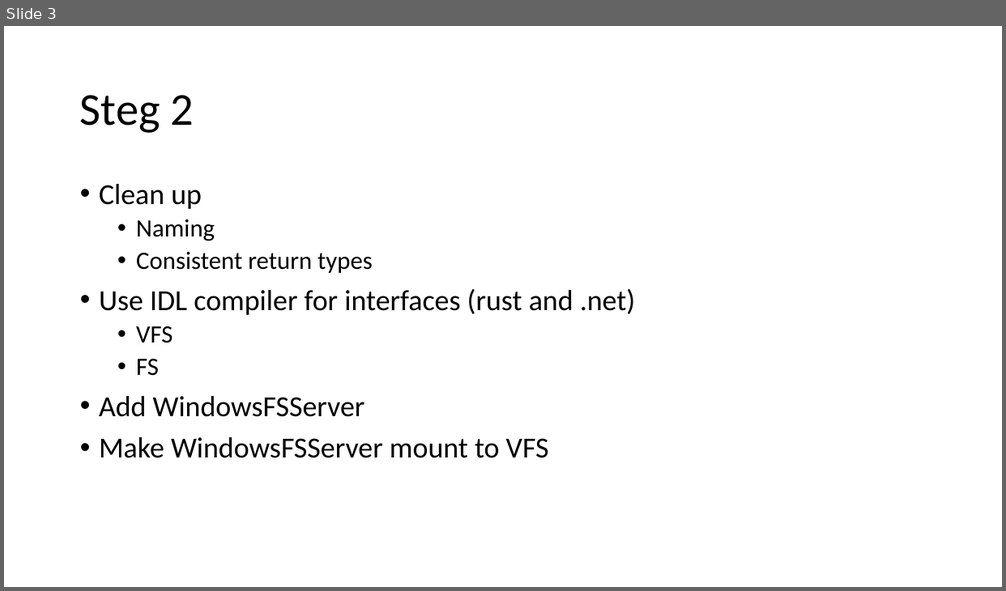
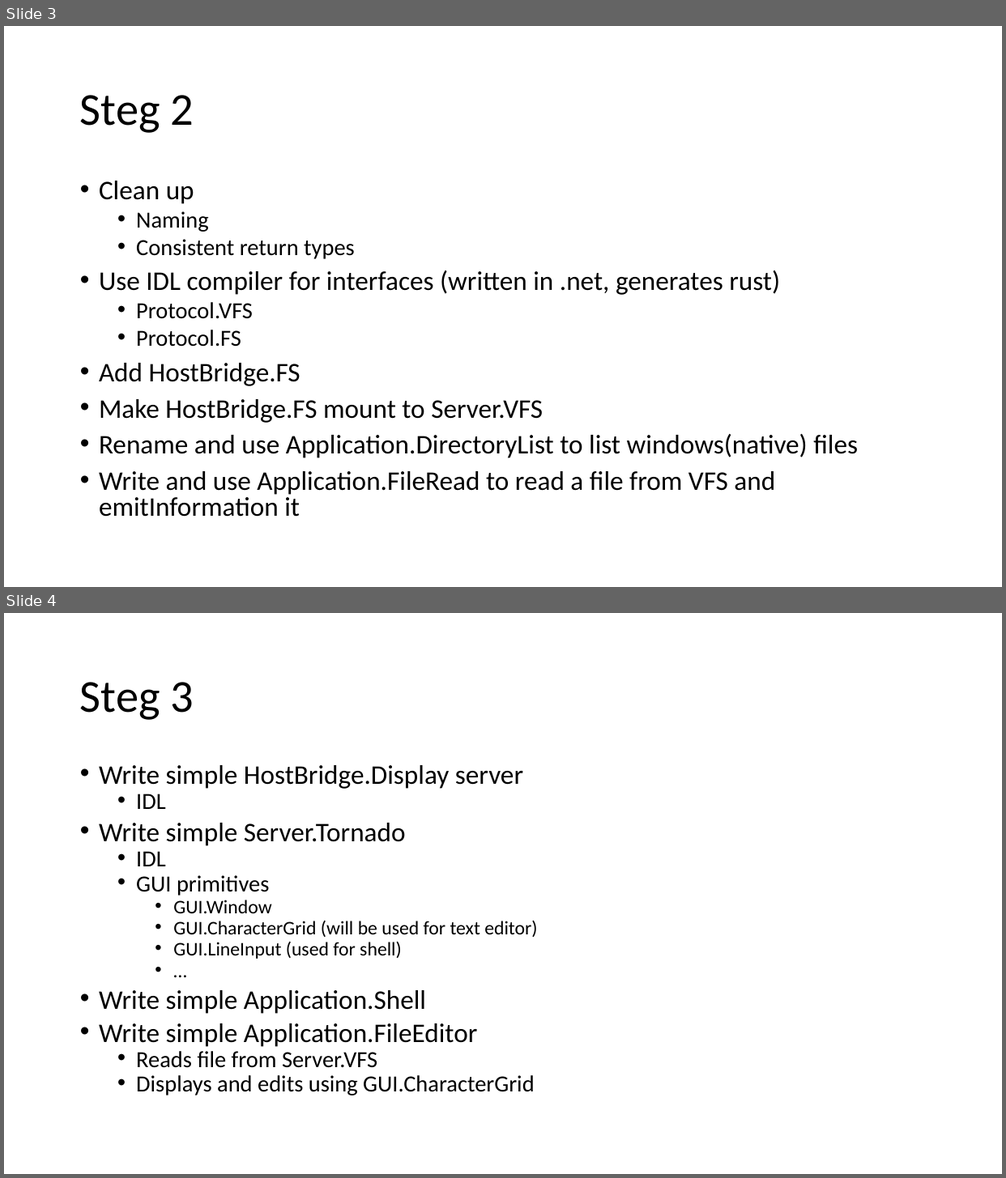
Before and after one commit to doverhill/ChaosLab, a slide deck: Structure.pptx. Shown one above the other, each under a label of ours: slide 3 before the commit, slides 3 and 4 after it. The pictures are 1006x591 and 1006x1178 pixels, drawn with LibreOffice and Linux fonts; fonts in the diff are those of the drawing. Boxes give left, top, right and bottom in pixels: in the first picture for what was removed or moved away, otherwise in the second. Text is boxed around its words. In the diff, an @@ line names an element or a change of style, - is before the commit and + after.

```diff
--- a/Structure.pptx
+++ b/Structure.pptx
@@ slide 4 added at (x1=4, y1=613, x2=1002, y2=1174), background #FFFFFF @@
@@ title added at (x1=80, y1=682, x2=194, y2=720), 44 pt, text #000000 @@
+Steg 3
@@ text added at (x1=99, y1=765, x2=537, y2=1096), 25.9 pt, text #000000 @@
+• Write simple HostBridge.Display server
+  • IDL
+• Write simple Server.Tornado
+  • IDL
+  • GUI primitives
+    • GUI.Window
+    • GUI.CharacterGrid (will be used for text editor)
+    • GUI.LineInput (used for shell)
+    • …
+• Write simple Application.Shell
+• Write simple Application.FileEditor
+  • Reads file from Server.VFS
+  • Displays and edits using GUI.CharacterGrid
@@ slide 3 changed as well @@
@@ text at (x1=99, y1=181, x2=355, y2=259): size 28 to 25.9 pt in "Clean up"; size 24 to 22.2 pt in "Naming", "Consistent return types"; line spacing 0.9 to 0.8 @@
@@ text at (x1=99, y1=271, x2=858, y2=517): text changed; size 28 to 25.9 pt @@
-• Use IDL compiler for interfaces (rust and .net)
-  • VFS
-  • FS
-• Add WindowsFSServer
-• Make WindowsFSServer mount to VFS
+• Use IDL compiler for interfaces (written in .net, generates rust)
+  • Protocol.VFS
+  • Protocol.FS
+• Add HostBridge.FS
+• Make HostBridge.FS mount to Server.VFS
+• Rename and use Application.DirectoryList to list windows(native) files
+• Write and use Application.FileRead to read a file from VFS and emitInformation it
```
Also in this commit, not shown: 2 other slides changed, 29 other files.
